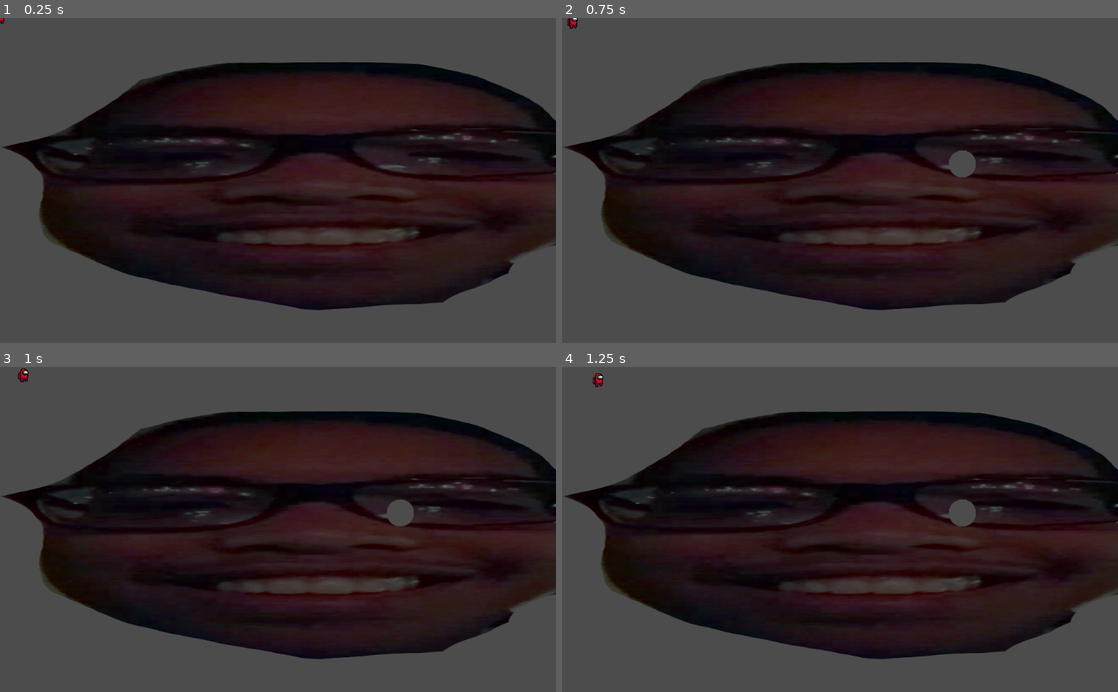
Above: before the commit, frames 1-4 (two rows, left to right).
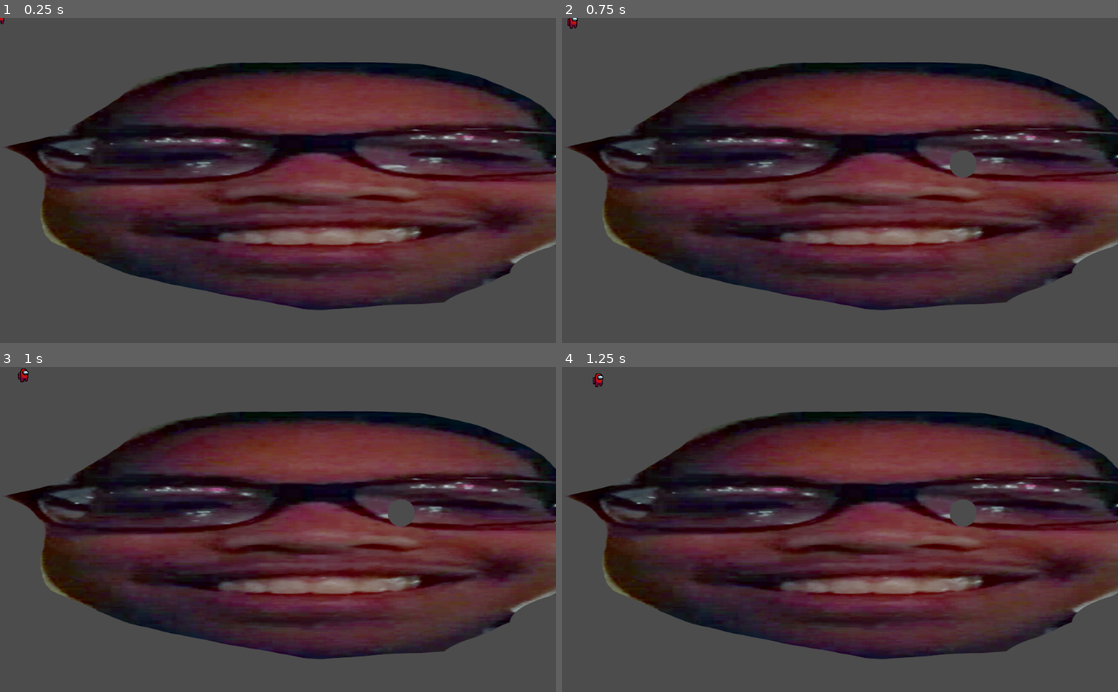
Above: after the commit, the same moments.

Repository: kevinmccall/Worms-clone
Game: Godot game, scene res://testign/Test.tscn
Same seed, same stepped clock (60 frames per second), same inputs: the game is played once before the commit and once after it.
Inputs (mouse positions are in pixels of both pictures, inside the frame that each line leads up to):
- Up to frame 1 (0.25 s): no input
- Up to frame 2 (0.75 s): tap Enter at 0.5 s; move the mouse to (962, 164) at 0.52 s; press the mouse at (962, 164) at 0.53 s; hold D (right) from 0.53 s (still down)
- Up to frame 3 (1 s): keep holding D (right)
- Up to frame 4 (1.25 s): keep holding D (right)

The runs differ from the first frame. In frame 1, 42% of the frame differs, in the area x 0-100%, y 14-90%; in frame 2, 42%; in frame 3, 42%; in frame 4, 42%.

Commit message:
made the balls better

Diff:
--- a/Map/Map.gd
+++ b/Map/Map.gd
@@ -66,7 +66,6 @@
 			pos_to_chunk[Vector2(x,y)] = chunk_instance
 			add_child(chunk_instance)
 
-	self_modulate = background_color
 	update()
 
 func update_chunks():
--- a/etc/Ball.tscn
+++ b/etc/Ball.tscn
@@ -1,4 +1,6 @@
-[gd_scene load_steps=2 format=2]
+[gd_scene load_steps=3 format=2]
+
+[ext_resource path="res://Map/MapImages/leeeeeiiii.png" type="Texture" id=1]
 
 [sub_resource type="CircleShape2D" id=1]
 
@@ -8,3 +10,7 @@
 
 [node name="CollisionShape2D" type="CollisionShape2D" parent="."]
 shape = SubResource( 1 )
+
+[node name="Sprite" type="Sprite" parent="."]
+scale = Vector2( 0.0395542, 0.0247442 )
+texture = ExtResource( 1 )
--- a/testign/Test.tscn
+++ b/testign/Test.tscn
@@ -11,5 +11,6 @@
 [node name="CollisionTester" parent="." instance=ExtResource( 1 )]
 
 [node name="Map" parent="." instance=ExtResource( 4 )]
+position = Vector2( 2.37842, -1 )
 scale = Vector2( 1.75872, 0.5 )
 texture = ExtResource( 2 )
